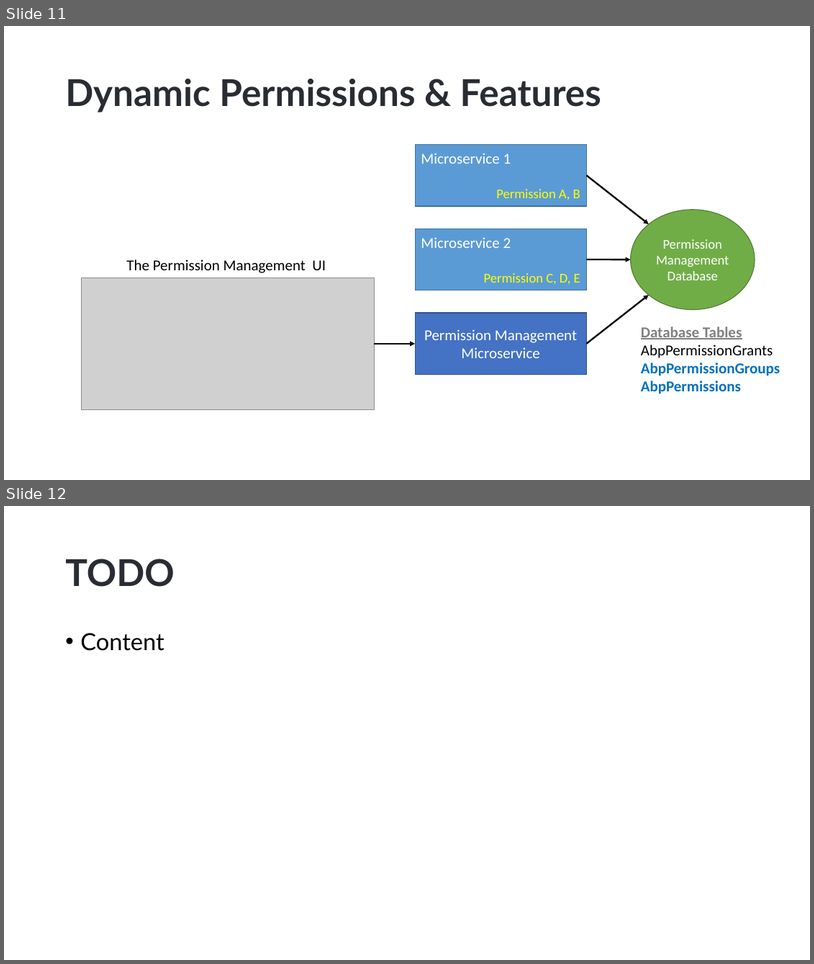
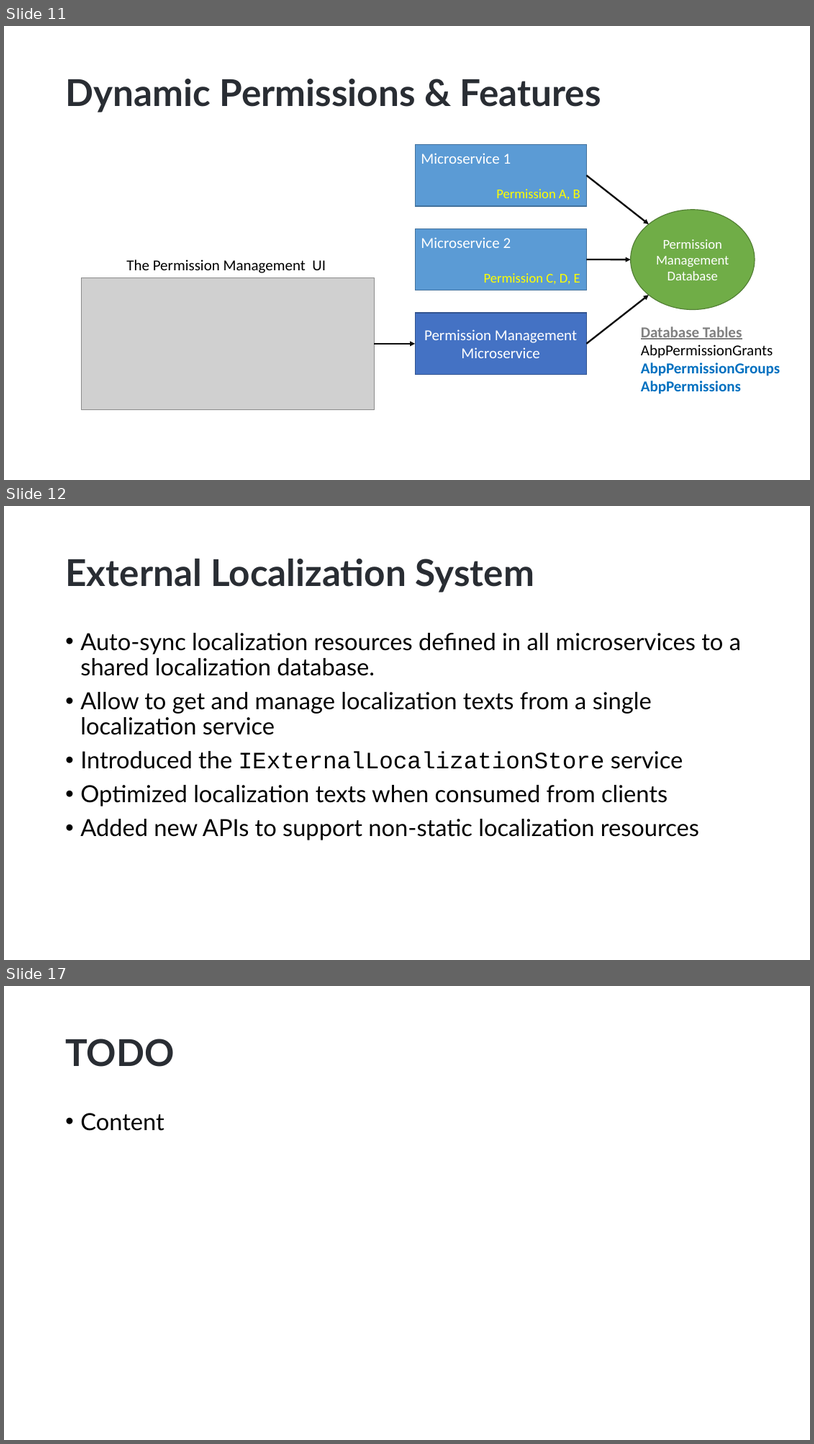
Before and after one commit to hikalkan/presentations, a slide deck: 2022-11-24 ABP Community Talks 2022.9/ABP-7-News.pptx. Shown one above the other, each under a label of ours: slides 11 and 12 before the commit, slides 11, 12 and 17 after it; the slides between them are not shown. The pictures are 814x964 and 814x1444 pixels, drawn with LibreOffice and Linux fonts; fonts in the diff are those of the drawing; grey boxes stand for pictures; background and template pictures are left out. Boxes give left, top, right and bottom in pixels: in the first picture for what was removed or moved away, otherwise in the second. Text is boxed around its words. In the diff, an @@ line names an element or a change of style, - is before the commit and + after.

```diff
--- a/2022-11-24 ABP Community Talks 2022.9/ABP-7-News.pptx
+++ b/2022-11-24 ABP Community Talks 2022.9/ABP-7-News.pptx
@@ slide 12 added at (4, 506, 810, 960), background picture (left out) @@
@@ title added at (65, 559, 535, 592), 44 pt, text #292D33, bold @@
+External Localization System
@@ text added at (80, 633, 741, 840), 28 pt, text #000000 @@
+• Auto-sync localization resources defined in all microservices to a shared localization database.
+• Allow to get and manage localization texts from a single localization service
+• Introduced the IExternalLocalizationStore service
+• Optimized localization texts when consumed from clients
+• Added new APIs to support non-static localization resources
@@ what was slide 12 is now slide 17 @@
```
Also in this commit, not shown: 1 slide changed, 9 other slides added.
